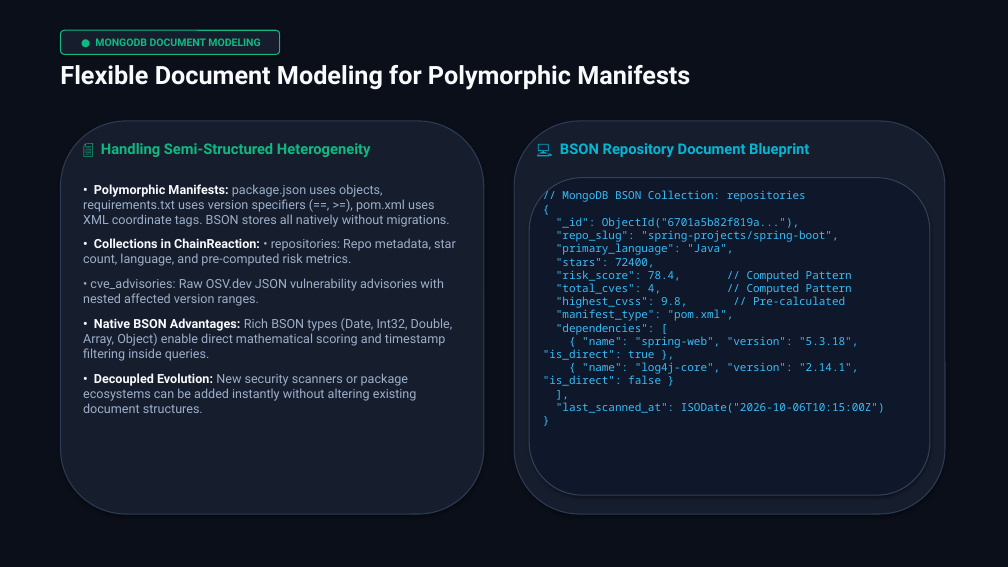
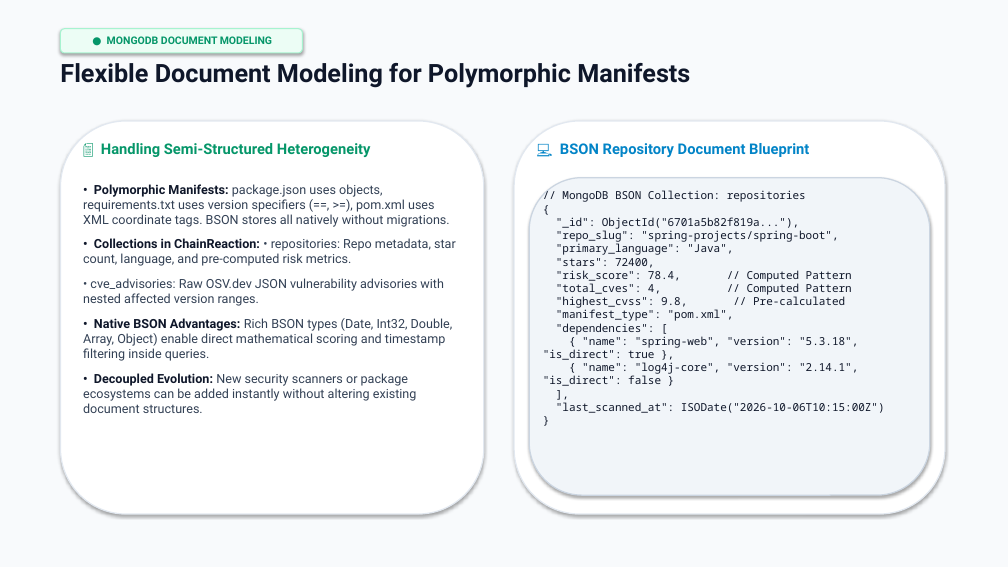
Before and after one commit to Sid-V5/ChainReaction, a slide deck: slide 4 of ChainReaction_Architecture_Presentation.pptx. Drawn at 1008x567 pixels with LibreOffice and Linux fonts; fonts in the diff are those of the drawing. Boxes give left, top, right and bottom in pixels: in the first picture for what was removed or moved away, otherwise in the second. Text is boxed around its words. In the diff, an @@ line names an element or a change of style, - is before the commit and + after.

Commit message:
style: overhaul presentation deck to clean executive light theme

```diff
--- a/ChainReaction_Architecture_Presentation.pptx
+++ b/ChainReaction_Architecture_Presentation.pptx
@@ rectangle at [0, 0, 1008, 567]: fill #0B0F19 to #F8FAFC @@
@@ rounded rectangle "● MONGODB DOCUMENT MODELING": place and size @@
-rounded rectangle "● MONGODB DOCUMENT MODELING" at [60, 30, 280, 54]
+rounded rectangle "● MONGODB DOCUMENT MODELING" at [60, 29, 302, 53]
@@ rounded rectangle "● MONGODB DOCUMENT MODELING" at [60, 29, 302, 53]: text colour #10B981 to #059669; fill #161E2E to #ECFDF5; outline #10B981 1 pt to #A7F3D0 1 pt @@
@@ text "Flexible Document Modeling for Polymorphic ..." at [60, 63, 690, 88]: text colour #F8FAFC to #0F172A @@
@@ rounded rectangle at [60, 121, 484, 514]: fill #161E2E to #FFFFFF; outline #2D3C54 1 pt to #E2E8F0 1.2 pt @@
@@ text "📄 Handling Semi-Structured Heterogeneity" at [101, 143, 371, 157]: text colour #10B981 to #059669 @@
@@ rounded rectangle at [514, 121, 945, 514]: fill #161E2E to #FFFFFF; outline #2D3C54 1 pt to #E2E8F0 1.2 pt @@
@@ text "💻 BSON Repository Document Blueprint" at [560, 143, 809, 157]: text colour #06B6D4 to #0284C7 @@
@@ rounded rectangle at [529, 178, 930, 495]: fill #0F172A to #F1F5F9; outline #334155 1 pt to #CBD5E1 1.2 pt @@
@@ text "• Polymorphic Manifests: package.json uses ..." at [83, 184, 456, 413]: text colour #F8FAFC to #0F172A in "• Polymorphic Manifests:", "• Collections in ChainReaction:", "• Native BSON Advantages:", "• Decoupled Evolution:"; text colour #9CAFC9 to #334155 in "package.json uses objects, requirements.txt uses version spe ...", "• repositories: Repo metadata, star count, language, ...", "Rich BSON types (Date, Int32, Double, Array, ...", "New security scanners or package ecosystems can ..." @@
@@ text "// MongoDB BSON Collection: repositories ..." at [543, 190, 885, 413]: text colour #38BDF8 to #0F172A @@
```
Also in this commit, not shown: 11 other slides changed, 1 other file.
